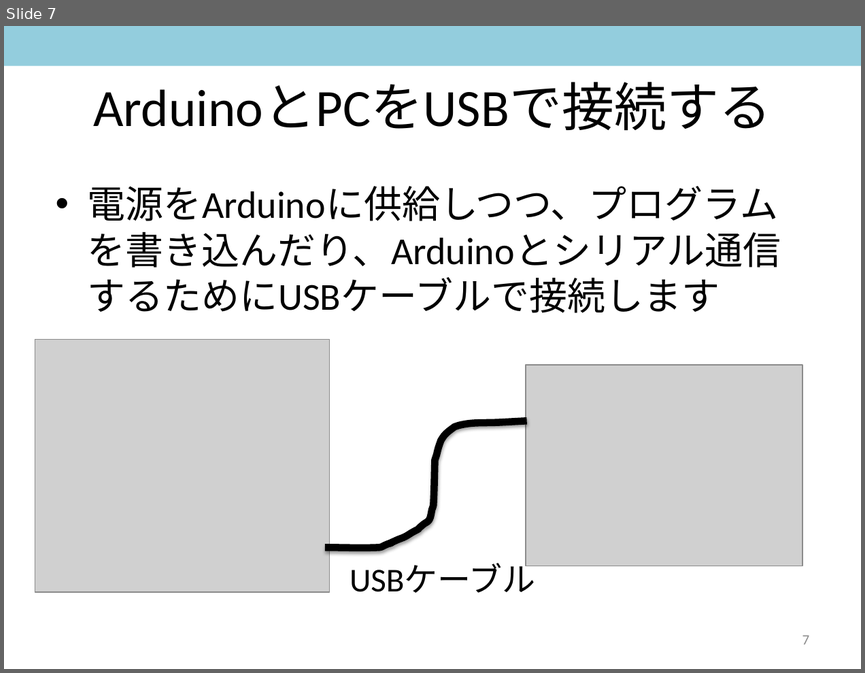
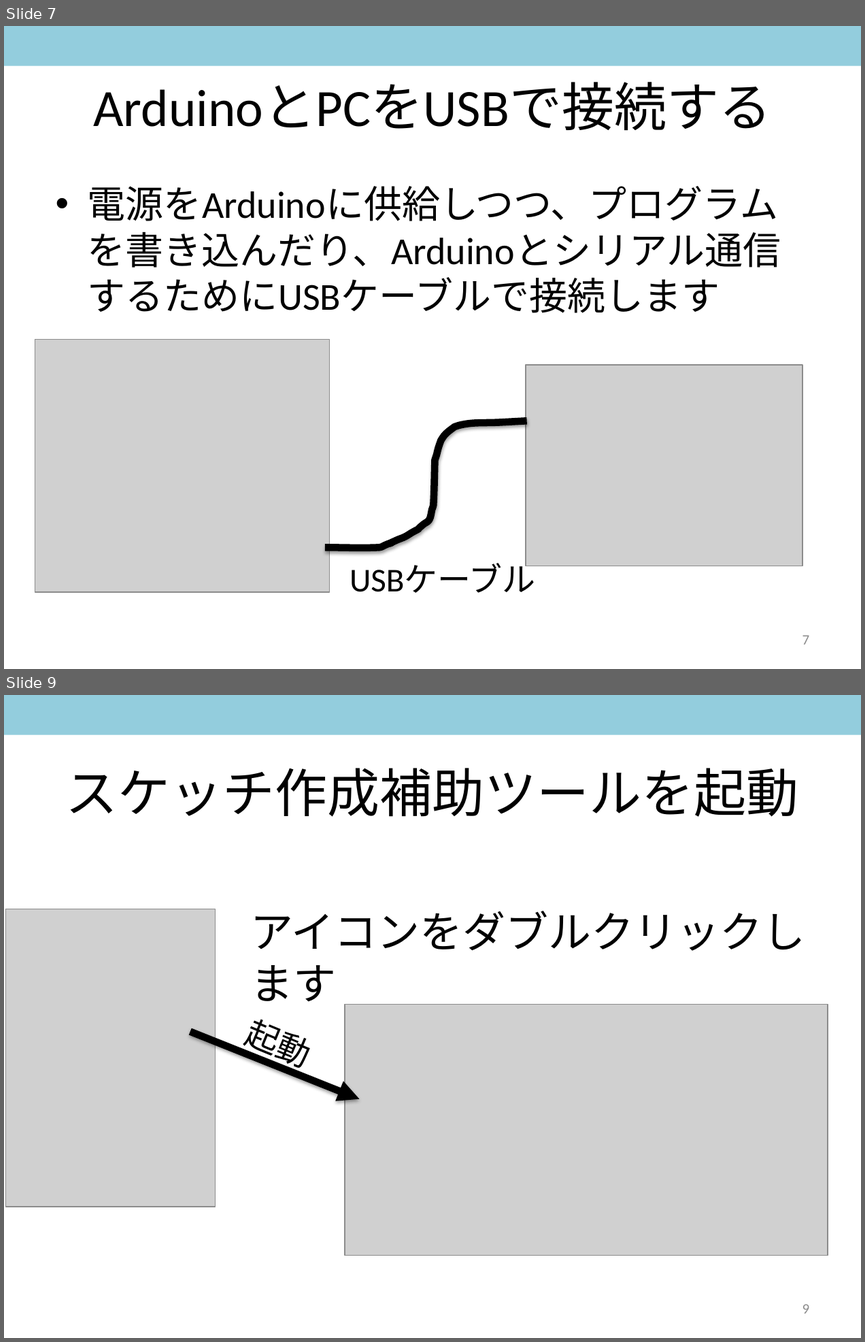
Before and after one commit to KatsuhiroMorishita/electronic_music_box, a slide deck: Arduino/解説スライド_201611.pptx. Shown one above the other, each under a label of ours: slide 7 before the commit, slides 7 and 9 after it; the slides between them are not shown. The pictures are 865x673 and 865x1342 pixels, drawn with LibreOffice and Linux fonts; fonts in the diff are those of the drawing; grey boxes stand for pictures. Boxes give left, top, right and bottom in pixels: in the first picture for what was removed or moved away, otherwise in the second. Text is boxed around its words. In the diff, an @@ line names an element or a change of style, - is before the commit and + after.

```diff
--- a/Arduino/解説スライド_201611.pptx
+++ b/Arduino/解説スライド_201611.pptx
@@ slide 9 added at box(4, 695, 861, 1338), background #FFFFFF @@
@@ rectangle added at box(4, 695, 861, 735), fill #93CDDD @@
@@ title added at box(65, 768, 798, 817), 44 pt, text #000000 @@
+スケッチ作成補助ツールを起動
@@ picture added at box(6, 909, 215, 1206) @@
@@ text added at box(251, 911, 806, 1002), 36 pt, text #000000 @@
+アイコンをダブルクリックします
@@ text added at box(243, 1019, 305, 1063), 28 pt, text #000000 @@
+起動
@@ picture added at box(345, 1004, 828, 1255) @@
@@ arrow added from (190, 1032) to (360, 1098), #000000 6 pt @@
@@ page number added at box(802, 1304, 810, 1313), 12 pt, text #8C8C8C @@
+9
```
Also in this commit, not shown: 2 slides changed, 1 other file.
